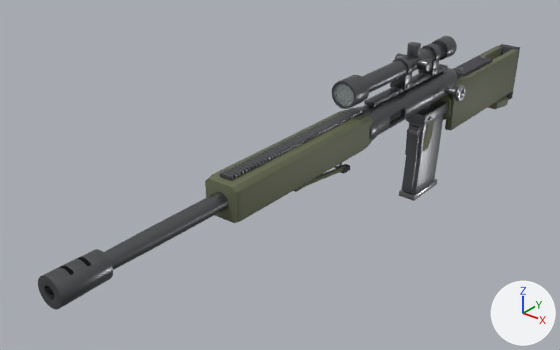
The FBX model Assets/_Project/Art/Models/Resources/Kordon/Weapons/sr338.fbx: old version first, new version second.
Before and after are seen from a 50 mm camera at (0.654, -1.262, 0.553) aimed at (-0.099, -0.321, -0.03). The axes (+X, +Y, +Z) are drawn at lower right. The lights are the same throughout. The older version comes first. Vertices at exactly the same position are counted once.

The first picture shows 'Magazine', 'sr338'.
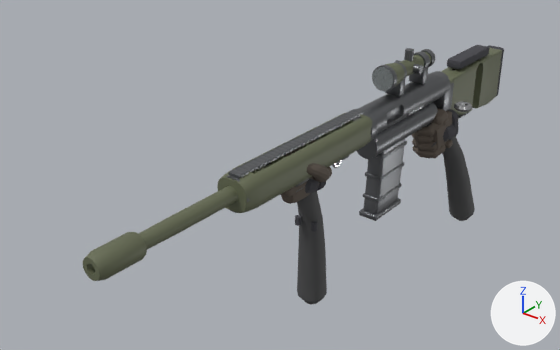
What differs and where, as boxes (x1, y1, x2, y2) in the pictures (560 x 350 px; the box of a moved part takes in the faces that stretch with it):
'sr338', reshaped (13% narrower, 14% shorter): before (38, 36, 520, 310); after (83, 45, 504, 281)
'Magazine', moved: before (399, 115, 443, 201); after (359, 139, 407, 221)
'HandLeft', added: after (280, 140, 332, 304)
    faces in mat_krd_gun_polymer (dark grey #4f4f50): (297, 191, 327, 304)
    faces in mat_krd_glove_leather (brown #61574e): (280, 140, 332, 204)
    faces in mat_krd_rubber (dark grey #45454b): (305, 179, 326, 193)
'HandRight', added: after (412, 108, 475, 221)
    faces in mat_krd_gun_polymer (dark grey #4f4f50): (442, 136, 475, 221)
    faces in mat_krd_glove_leather (brown #61574e): (412, 108, 453, 158)
    faces in mat_krd_rubber (dark grey #45454b): (431, 109, 458, 147)
part 1 of me_sr338, added: after (357, 102, 438, 159)
part 2 of me_sr338, moved or reshaped (not visible afterwards): before (417, 132, 422, 158)
part 3 of me_sr338, added: after (372, 67, 394, 91)
part 4 of me_sr338, added: after (404, 48, 414, 62)
part 5 of me_sr338, added: after (413, 64, 423, 74)
part 6 of me_sr338, rebuilt: before (104, 192, 228, 270); after (139, 125, 345, 249)
part 7 of me_sr338, rebuilt: before (362, 68, 457, 136); after (357, 71, 450, 134)
part 8 of me_sr338, rebuilt (not visible before): after (355, 108, 377, 141)
part 9 of me_sr338, rebuilt (not visible afterwards): before (422, 120, 435, 152)
part 10 of me_sr338, deleted: before (38, 36, 520, 310)
part 11 of me_sr338, moved or reshaped: before (205, 42, 457, 223); after (217, 45, 504, 232)
part 12 of me_sr338, added: after (83, 232, 147, 281)

The change, as a list of edits to the scene's bpy script:
```text
Change me_sr338:
    remove me_sr338.from_pydata(...)  # 22698 vertices, 22579 faces; spans x -0.032..0.061, y -0.857..0.385, z -0.086..0.161
    add me_sr338.from_pydata(...)  # 9203 vertices, 7422 faces; spans x -0.031..0.098, y -0.799..0.305, z -0.086..0.154
    me_sr338 part 1: a new loose piece, a 20-sided cylinder along y spanning x -0.023..0.023, y -0.207..0.008, z -0.012..0.035, in mat_krd_gun_metal (grey #6f7174)
    me_sr338 part 2: the loose piece of 56 vertices spanning x 0.013..0.014, y -0.038..-0.002, z -0.067..-0.015 is scaled about its middle by (1.04, 0.635, 0.122), then moved by (0.001, 0.022, 0.057), in mat_krd_gun_metal (grey #6f7174)
    me_sr338 part 3: a new loose piece, a 16-sided cylinder along y spanning x -0.0208..0.0208, y -0.1646..-0.1614, z 0.1012..0.1428, in mat_krd_glass (light grey #c4cece)
    me_sr338 part 4: a new loose piece, a 16-sided cylinder along z spanning x -0.008..0.008, y -0.086..-0.07, z 0.13..0.154, in mat_krd_gun_metal (grey #6f7174)
    me_sr338 part 5: a new loose piece, a 16-sided cylinder along x spanning x 0.012..0.026, y -0.085..-0.07, z 0.114..0.13, in mat_krd_gun_metal (grey #6f7174)
    me_sr338 part 6: the loose piece of 480 vertices spanning x -0.018..0.018, y -0.782..-0.214, z 0.038..0.074 is rebuilt with 372 vertices and now spans x -0.019..0.019, y -0.727..-0.217, z 0.039..0.076, in mat_krd_gun_olive (greyish green #696e55)
    me_sr338 part 7: the loose piece of 316 vertices spanning x -0.029..0.029, y -0.232..0.078, z 0.027..0.085 is rebuilt with 178 vertices and now spans x -0.027..0.027, y -0.267..0.048, z 0.031..0.084
    me_sr338 part 8: the loose piece of 288 vertices spanning x -0.019..0.019, y -0.238..-0.226, z 0.037..0.075 is rebuilt with 74 vertices and now spans x -0.031..0.031, y -0.239..-0.223, z 0.024..0.086
    me_sr338 part 9: the loose piece of 176 vertices spanning x -0.018..0.018, y -0.039..0.021, z -0.086..0.014 is rebuilt with 196 vertices and now spans x -0.017..0.017, y -0.012..0.04, z -0.078..0.02, in mat_krd_gun_polymer (dark grey #4f4f50)
    me_sr338 part 10: 54 loose pieces with 11321 vertices, spanning x -0.032..0.061, y -0.857..0.385, z -0.082..0.161, are deleted
    me_sr338 part 11: 1 vertex moved within x 0.015, y -0.394, z 0.03; 7915 vertices removed from x -0.031..0.031, y -0.574..0.092, z -0.024..0.145; 6899 vertices added at x -0.03..0.098, y -0.553..0.305, z -0.086..0.145
    me_sr338 part 12: 586 vertices added at x -0.019..0.019, y -0.799..-0.727, z 0.038..0.077
    other edits to the shape of me_sr338 do not show in these pictures
    add me_sr338.materials.append(mat_krd_gun_polymer)  # dark grey #4f4f50
Change ob_magazine:
    ob_magazine.location: (0.0, 0.009, 0.004) -> (0.0, -0.134, 0.02)
Add ob_handright:
    ob_handright = bpy.data.objects.new('HandRight', me_handright)  # 4330 vertices, 4096 faces; spans x -0.024..0.066, y -0.031..0.16, z -0.27..0.019; in mat_krd_glove_leather (brown #61574e), mat_krd_rubber (dark grey #45454b), mat_krd_gun_polymer (dark grey #4f4f50)
    ob_handright.location = (0.0, 0.0, 0.0)
Add ob_handleft:
    ob_handleft = bpy.data.objects.new('HandLeft', me_handleft)  # 3866 vertices, 3666 faces; spans x -0.044..0.04, y -0.438..-0.305, z -0.256..0.078; in mat_krd_glove_leather (brown #61574e), mat_krd_rubber (dark grey #45454b), mat_krd_gun_polymer (dark grey #4f4f50)
    ob_handleft.location = (0.0, 0.0, 0.0)
```
